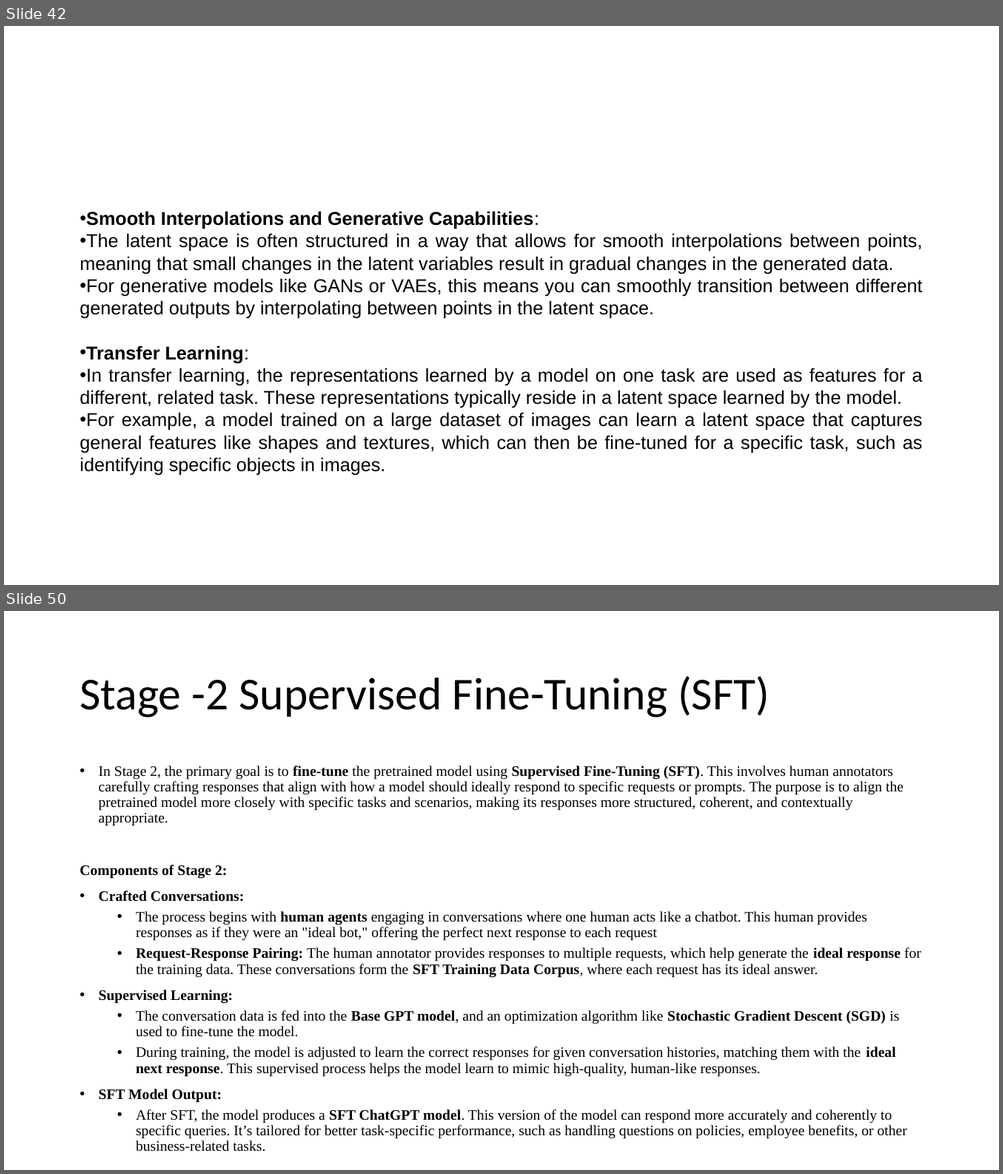
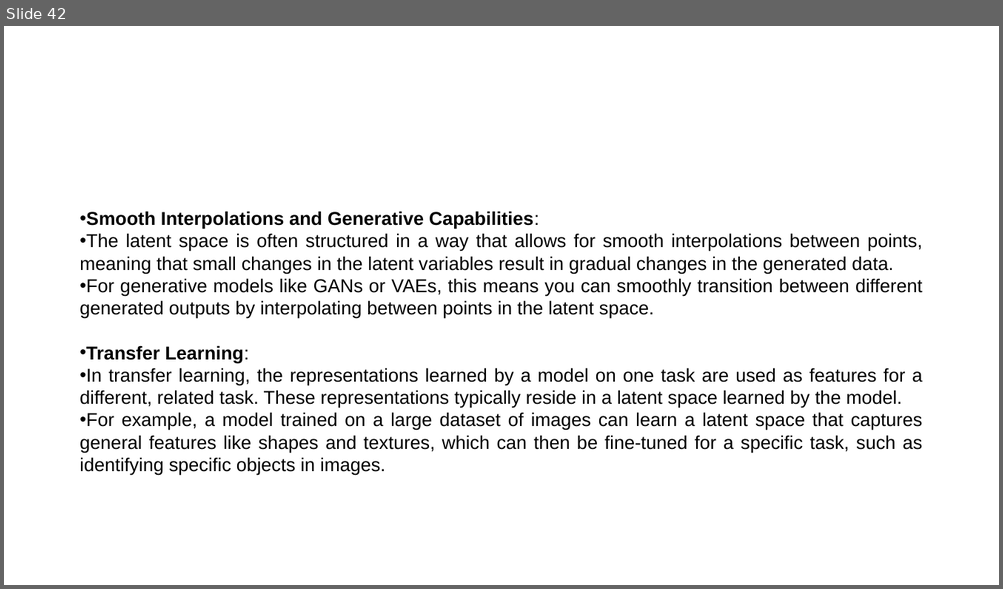
Before and after one commit to basudev2016/genaiprereq, a slide deck: Day2/Day-2.pptx. Shown one above the other, each under a label of ours: slides 42 and 50 before the commit, slide 42 after it; the slides between them are not shown. The pictures are 1003x1174 and 1003x589 pixels, drawn with LibreOffice and Linux fonts; fonts in the diff are those of the drawing. Boxes give left, top, right and bottom in pixels: in the first picture for what was removed or moved away, otherwise in the second. Text is boxed around its words. In the diff, an @@ line names an element or a change of style, - is before the commit and + after.

```diff
--- a/Day2/Day-2.pptx
+++ b/Day2/Day-2.pptx
@@ slide 50 removed at <box>4,611,999,1170</box>, background #FFFFFF @@
@@ title removed at <box>79,676,769,718</box> @@
-Stage -2 Supervised Fine-Tuning (SFT)
@@ text removed at <box>79,766,921,1124</box> @@
-• In Stage 2, the primary goal is to fine-tune the pretrained model using Supervised Fine-Tuning (SFT). This involves human annotators carefully crafting responses that align with how a model should ideally respond to specific requests or prompts. The purpose is to align the pretrained model more closely with specific tasks and scenarios, making its responses more structured, coherent, and contextually appropriate.
-Components of Stage 2:
-• Crafted Conversations:
-  • The process begins with human agents engaging in conversations where one human acts like a chatbot. This human provides responses as if they were an "ideal bot," offering the perfect next response to each request
-  • Request-Response Pairing: The human annotator provides responses to multiple requests, which help generate the ideal response for the training data. These conversations form the SFT Training Data Corpus, where each request has its ideal answer.
-• Supervised Learning:
-  • The conversation data is fed into the Base GPT model, and an optimization algorithm like Stochastic Gradient Descent (SGD) is used to fine-tune the model.
-  • During training, the model is adjusted to learn the correct responses for given conversation histories, matching them with the ideal next response. This supervised process helps the model learn to mimic high-quality, human-like responses.
-• SFT Model Output:
-  • After SFT, the model produces a SFT ChatGPT model. This version of the model can respond more accurately and coherently to specific queries. It’s tailored for better task-specific performance, such as handling questions on policies, employee benefits, or other business-related tasks.
```
Also in this commit, not shown: 14 other slides removed, 13 other files.
